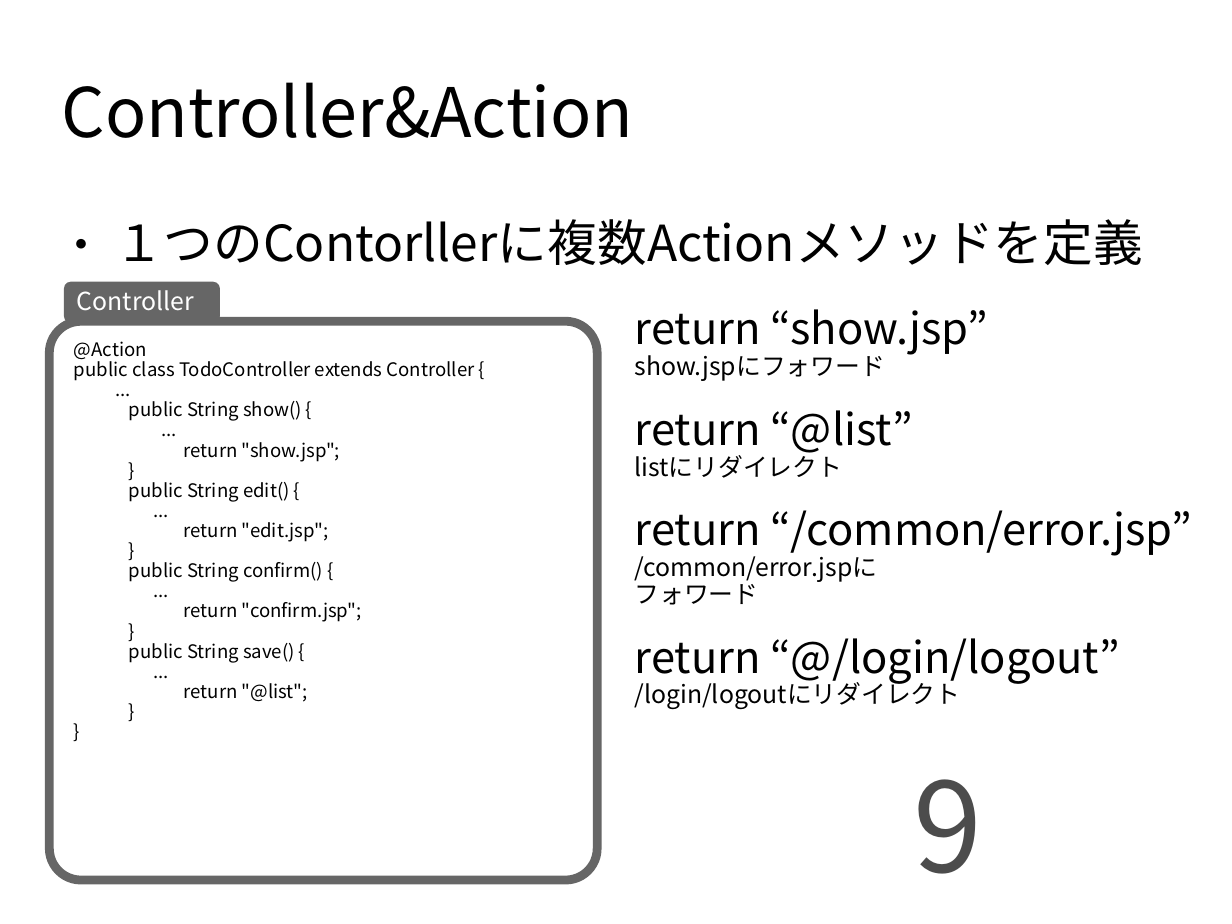
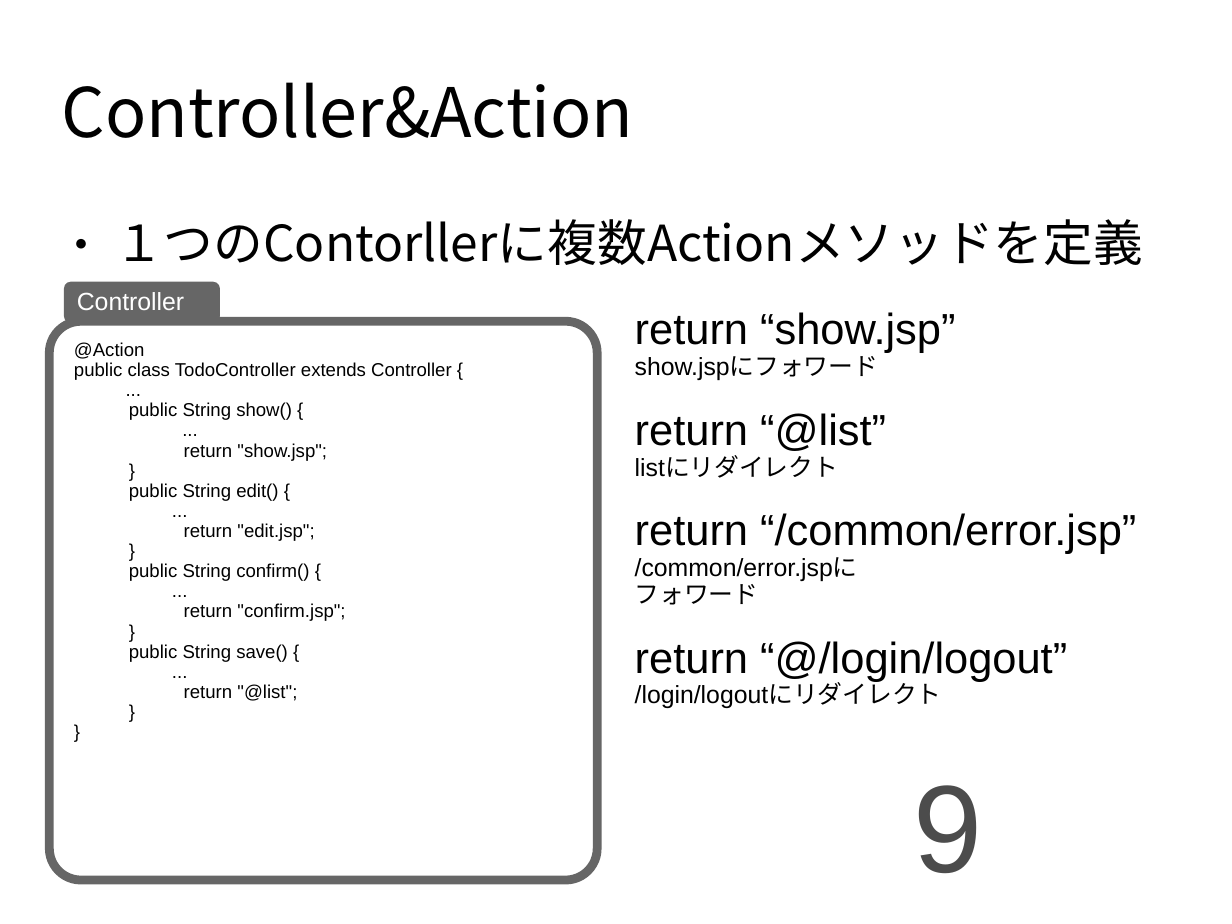
Before and after one commit to seasarorg/cubby, a slide deck: slide 9 of cubby/src/site/resources/presentation/cubby.odp. Drawn at 1232x924 pixels with LibreOffice and Linux fonts; fonts in the diff are those of the drawing. Boxes give left, top, right and bottom in pixels: in the first picture for what was removed or moved away, otherwise in the second. Text is boxed around its words. In the diff, an @@ line names an element or a change of style, - is before the commit and + after.

```diff
--- a/cubby/src/site/resources/presentation/cubby.odp
+++ b/cubby/src/site/resources/presentation/cubby.odp
@@ font Noto Sans CJK JP to Arial in 4 elements at (x1=49, y1=321, x2=597, y2=880), (x1=64, y1=282, x2=220, y2=323), (x1=913, y1=785, x2=982, y2=873), (x1=635, y1=312, x2=1136, y2=708) @@
```
Also in this commit, not shown: 9 other slides changed.
